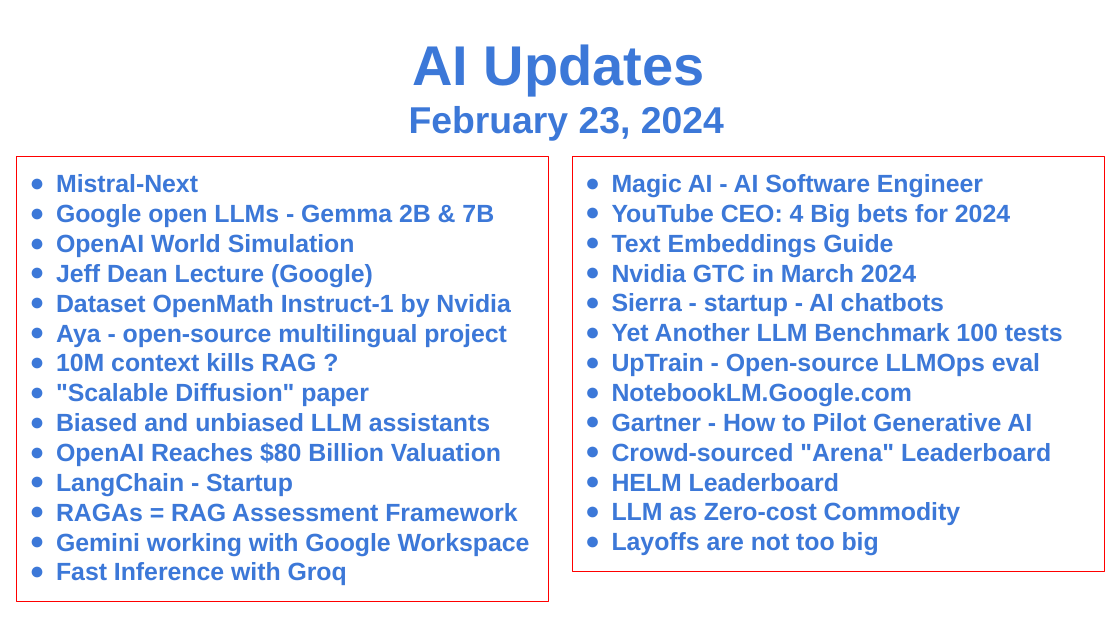
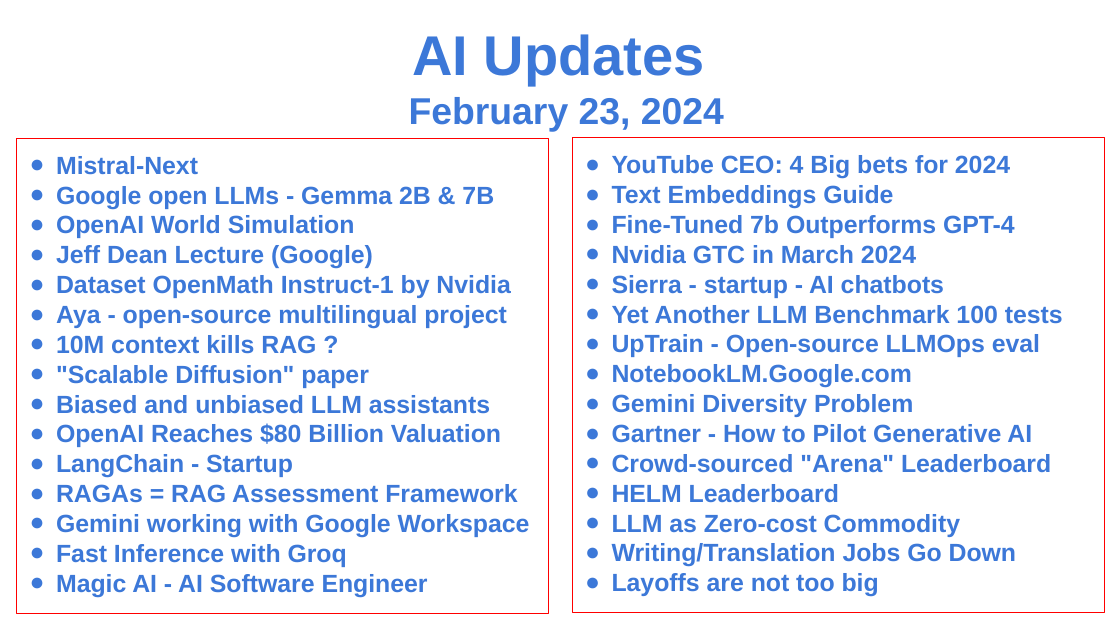
Before and after one commit to lselector/seminar, a slide deck: slide 1 of 2024/2024-02-23-AI-Updates.pptx. Drawn at 1120x630 pixels with LibreOffice and Linux fonts; fonts in the diff are those of the drawing. Boxes give left, top, right and bottom in pixels: in the first picture for what was removed or moved away, otherwise in the second. Text is boxed around its words. In the diff, an @@ line names an element or a change of style, - is before the commit and + after.

```diff
--- a/2024/2024-02-23-AI-Updates.pptx
+++ b/2024/2024-02-23-AI-Updates.pptx
@@ text "AI Updates": place and size @@
-text "AI Updates" at [409,44,724,141]
+text "AI Updates" at [409,34,724,131]
@@ rectangle "Mistral-Next": place and size @@
-rectangle "Mistral-Next" at [17,157,549,601]
+rectangle "Mistral-Next" at [17,138,549,613]
@@ rectangle "YouTube CEO: 4 Big bets ...": place and size @@
-rectangle "YouTube CEO: 4 Big bets ..." at [572,157,1104,571]
+rectangle "YouTube CEO: 4 Big bets ..." at [572,138,1104,613]
@@ text in rectangle at [612,174,983,198]: paragraph removed @@
-● Magic AI - AI Software Engineer
@@ text in rectangle at [612,215,1015,238]: paragraph added @@
+● Fine-Tuned 7b Outperforms GPT-4
@@ text in rectangle at [612,394,913,417]: paragraph added @@
+● Gemini Diversity Problem
@@ text in rectangle at [612,543,1017,567]: paragraph added @@
+● Writing/Translation Jobs Go Down
@@ text in rectangle at [56,574,428,598]: paragraph added @@
+● Magic AI - AI Software Engineer
```
Also in this commit, not shown: 5 other slides changed, 2 slides added.
